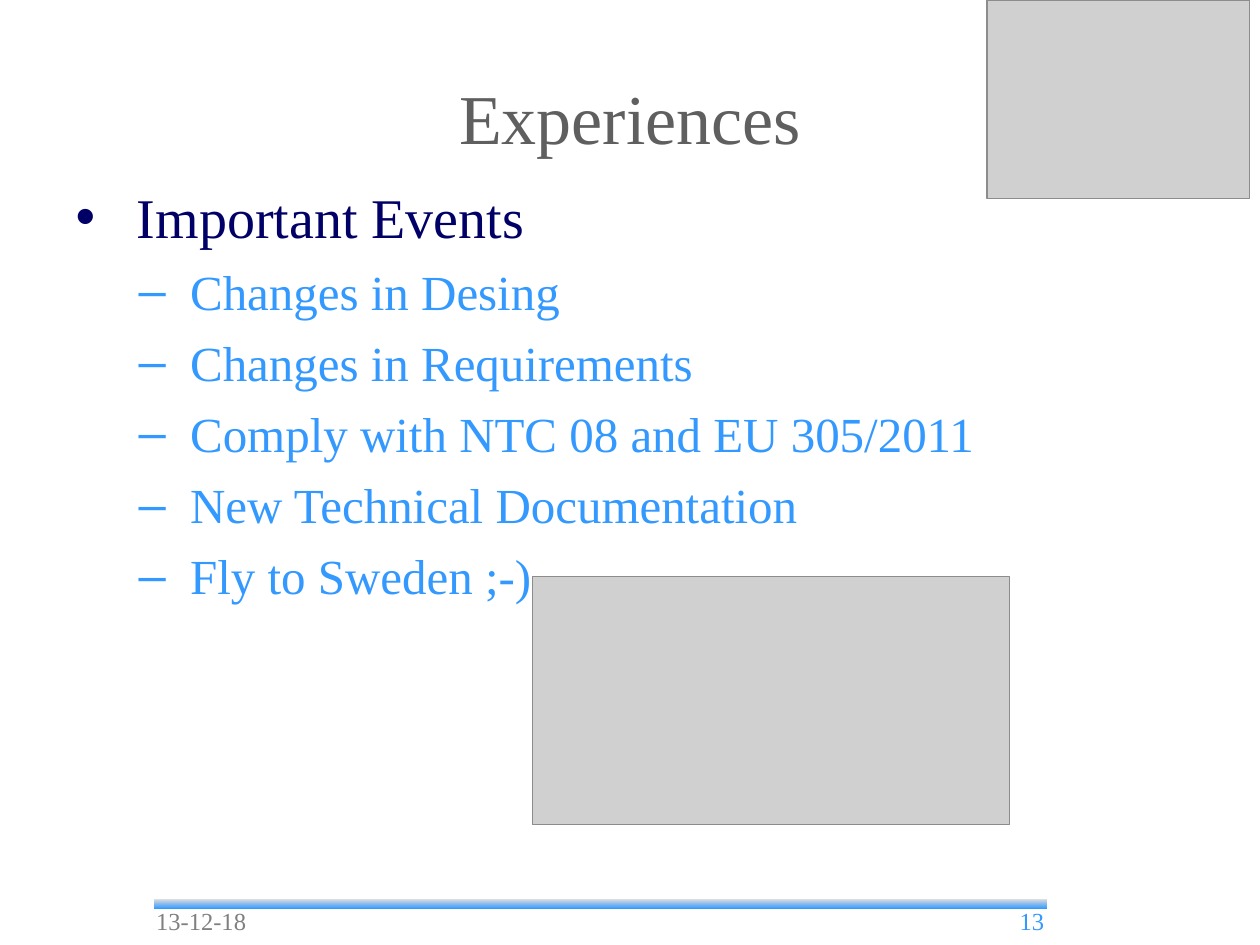
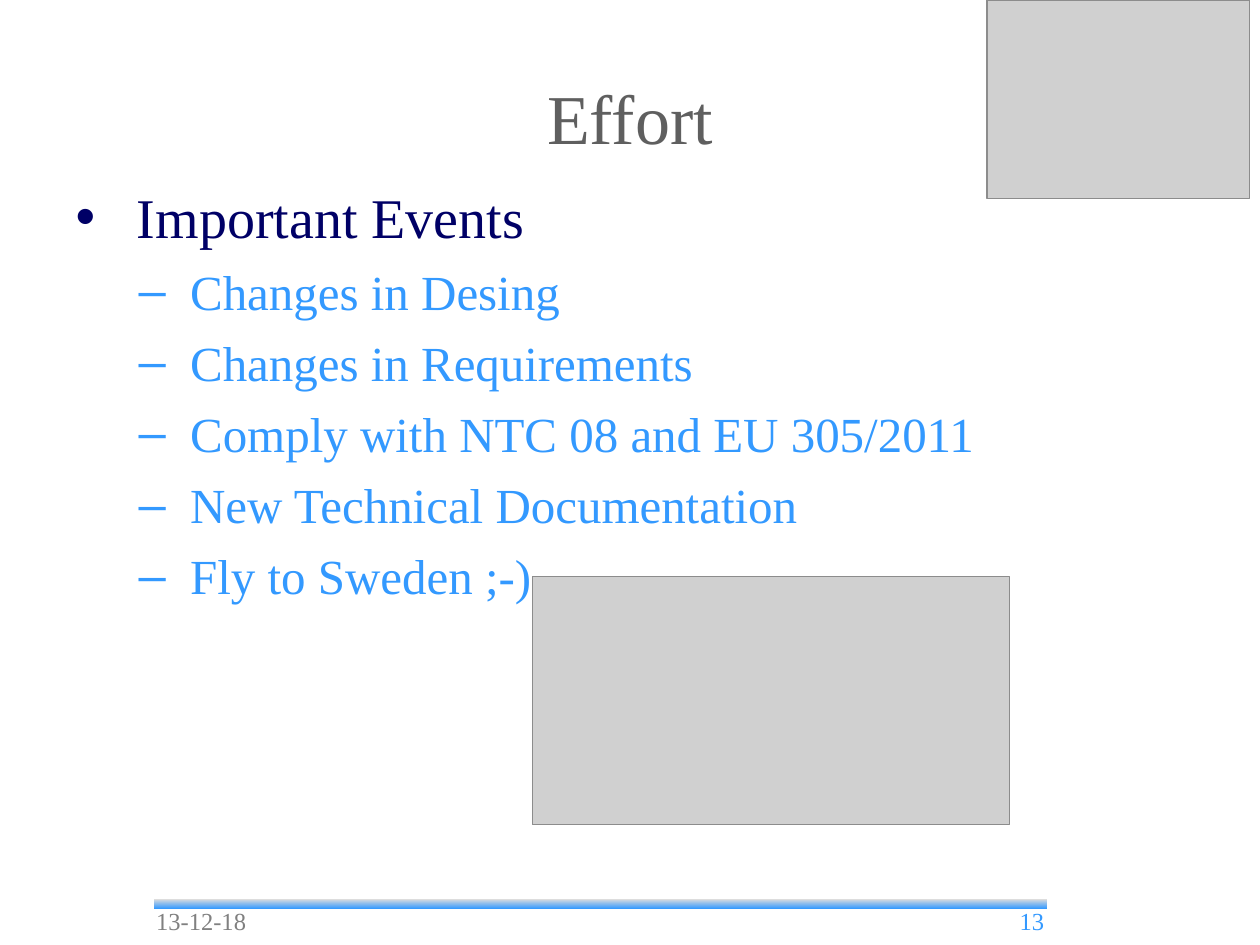
Before and after one commit to andrea-bottoli/DSD, a slide deck: slide 13 of Documentation/Presentations/Beta_Prototype.odp. Drawn at 1260x945 pixels with LibreOffice and Linux fonts; fonts in the diff are those of the drawing; grey boxes stand for pictures; background and template pictures are left out. Boxes give left, top, right and bottom in pixels: in the first picture for what was removed or moved away, otherwise in the second. Text is boxed around its words. In the diff, an @@ line names an element or a change of style, - is before the commit and + after.

```diff
--- a/Documentation/Presentations/Beta_Prototype.odp
+++ b/Documentation/Presentations/Beta_Prototype.odp
@@ title at <box>547,94,713,145</box>: text changed @@
-Experiences
+Effort
```
Also in this commit, not shown: 13 other slides changed, 1 other file.
